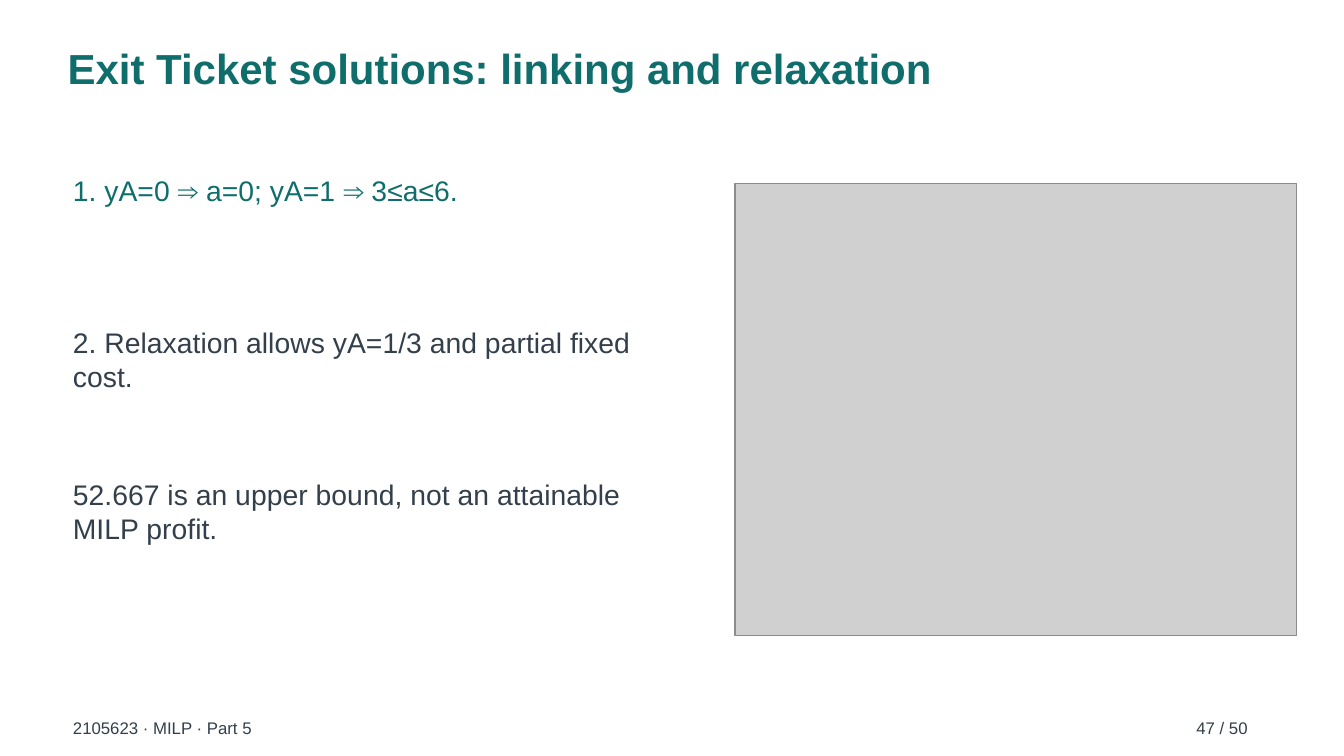
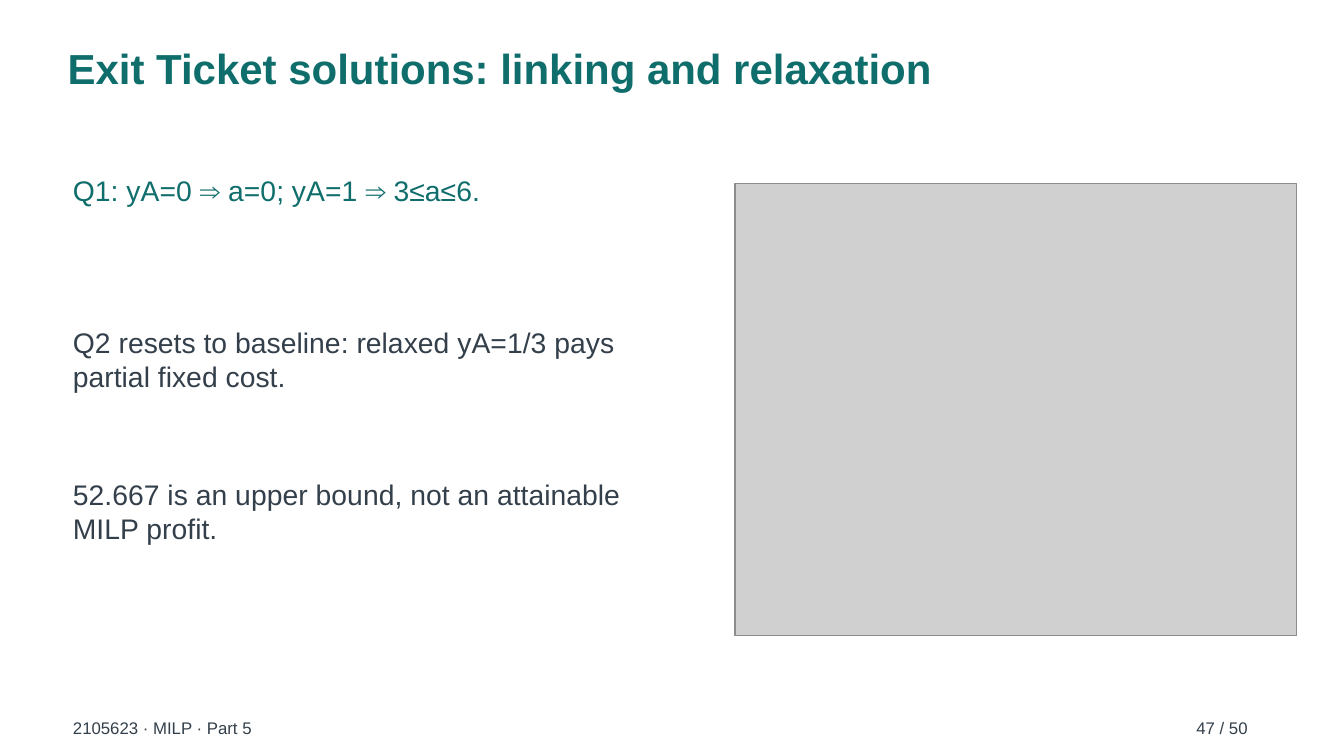
Before and after one commit to soorathep/Test, a slide deck: slide 47 of teaching/2105623/milp/MILP-narrated.pptx. Drawn at 1344x756 pixels with LibreOffice and Linux fonts; fonts in the diff are those of the drawing; grey boxes stand for pictures; background and template pictures are left out. Boxes give left, top, right and bottom in pixels: in the first picture for what was removed or moved away, otherwise in the second. Text is boxed around its words. In the diff, an @@ line names an element or a change of style, - is before the commit and + after.

```diff
--- a/teaching/2105623/milp/MILP-narrated.pptx
+++ b/teaching/2105623/milp/MILP-narrated.pptx
@@ text at box(73, 181, 480, 207): text changed @@
-1. yA=0 ⇒ a=0; yA=1 ⇒ 3≤a≤6.
+Q1: yA=0 ⇒ a=0; yA=1 ⇒ 3≤a≤6.
@@ text at box(73, 332, 614, 393): text changed @@
-2. Relaxation allows yA=1/3 and partial fixed cost.
+Q2 resets to baseline: relaxed yA=1/3 pays partial fixed cost.
```
Also in this commit, not shown: 4 other slides changed, 39 other files.
